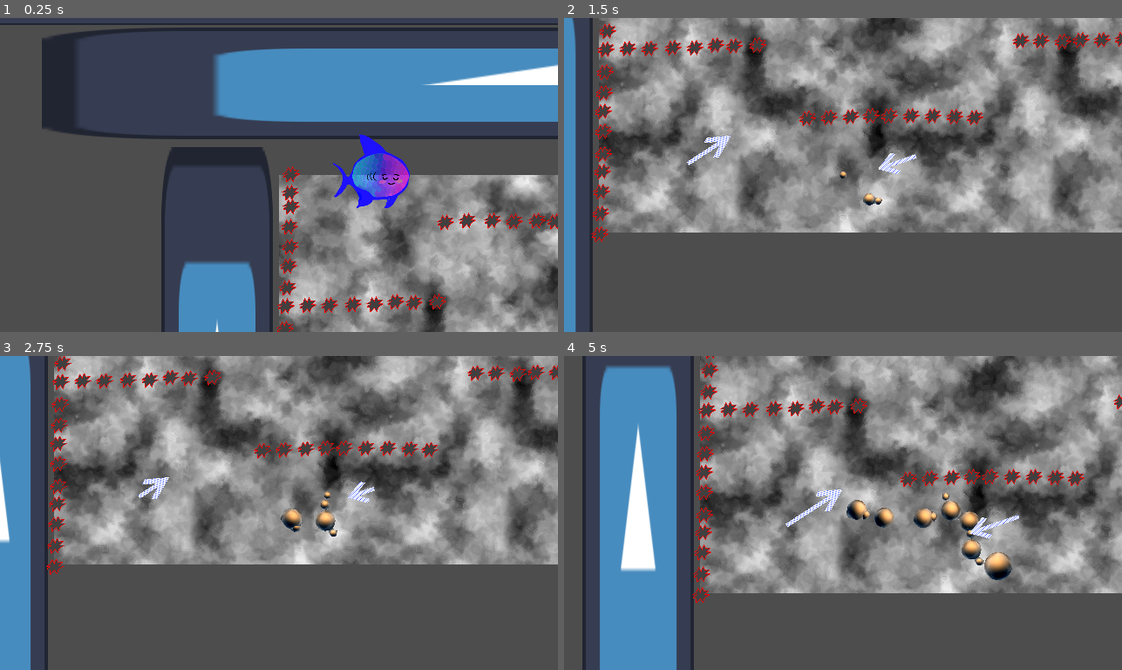
Above: before the commit, frames 1-4 (two rows, left to right).
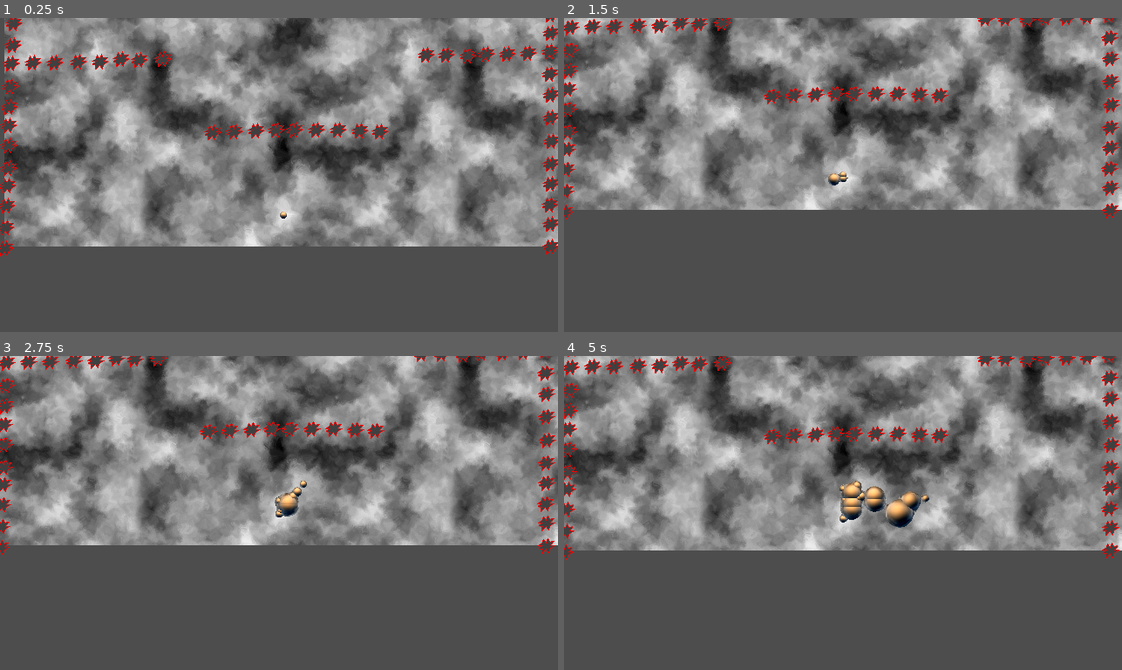
Above: after the commit, the same moments.

Repository: Raattis/ggj25
Game: Godot game, scene res://tomi/flying_game.tscn
The game is run twice, just before and just after one commit, with the same random seed, the same clock (stepped at 60 frames per second) and the same inputs. This scene is started directly instead of the project's main scene. The engine's default icon, where the game draws it, is replaced by a stand-in: a white triangle on a blue panel in a dark square.
Inputs (mouse positions are in pixels of both pictures, inside the frame that each line leads up to):
- Up to frame 1 (0.25 s): no input
- Up to frame 2 (1.5 s): move the mouse to (965, 159) at 0.52 s; tap Space (laukaise) at 0.6 s; click (965, 159) at 0.67 s; drag from (731, 190) to (870, 159) at 1.27 s
- Up to frame 3 (2.75 s): move the mouse to (334, 443) at 2.02 s; hold Middle mouse button (move_camera) from 2.03 s (still down); click (334, 443) at 2.17 s; tap Space (laukaise) at 2.3 s
- Up to frame 4 (5 s): release Middle mouse button (move_camera) at 2.75 s; drag from (815, 575) to (915, 497) at 2.77 s; move the mouse to (1010, 560) at 3.52 s; press the mouse at (1010, 560) at 3.53 s; tap Space (laukaise) at 3.8 s; release the mouse at (1010, 560) at 4.25 s; drag from (675, 465) to (943, 494) at 4.27 s

The runs differ from the first frame. In frame 1, 76% of the frame differs, in the area x 0-100%, y 0-100%; in frame 2, 51%; in frame 3, 50%; in frame 4, 61%.

Commit message:
pikkuinen fiksi kameraan

Diff:
--- a/godot-project/riku/cluster.gd
+++ b/godot-project/riku/cluster.gd
@@ -6,6 +6,12 @@
 var impulse_cooldown :int= 0
 var merge_velocity :float= 3.0
 const POKS := preload("res://vesa/poks.tscn")
+var kulkee = false
+var liiku_napein = false
+
+func _ready():
+	if get_tree().get_current_scene().name.find("fly") != -1:
+		liiku_napein = true
 
 func _process(delta: float):
 	impulse_cooldown -= delta
@@ -28,7 +34,7 @@
 
 
 func _integrate_forces(state: PhysicsDirectBodyState2D):
-	if gravity_scale == 0.0:
+	if not kulkee:
 		return
 	if get_child_count() == 0:
 		queue_free()
--- a/godot-project/riku/kursori.gd
+++ b/godot-project/riku/kursori.gd
@@ -7,7 +7,7 @@
 const KUPLA_COLL := preload("res://riku/kupla_coll.tscn")
 var cluster_parent : Node2D = null
 
-@export var gravity_scale := -1
+@export var gravity_scale := -1.0 # miten aktiivisen kuplan pitäisi kelluuntua
 @export var linear_damping := 2.0
 @export var angular_damping := 0.1
 @export var impulse_magnitude := 300.0
@@ -15,7 +15,6 @@
 @export var auto_launch_cooldown := 1.0
 
 @export var tee_auto_laukaisuja := true
-@export var seuraava_kamera := true
 var target_position :Vector2= Vector2(0,0)
 var was_pressd :bool= false
 var launch_cooldown :float= 0.5
@@ -79,10 +78,12 @@
 	new.angular_damp = angular_damping
 	new.impulse_magnitude = impulse_magnitude
 	new.max_angular_velocity = max_angular_velocity
+	new.kulkee = true
 	if kamera:
 		if kamera.get_parent():
 			kamera.get_parent().remove_child(kamera)
 		new.add_child(kamera)
+		kamera.position = Vector2.ZERO
 
 const SIIRRELTAVA = preload("res://riku/siirreltava.tscn")
 func _input(event: InputEvent):
--- a/godot-project/tomi/flying_game.tscn
+++ b/godot-project/tomi/flying_game.tscn
@@ -1,18 +1,15 @@
-[gd_scene load_steps=12 format=3 uid="uid://dcpki1xvxqot0"]
+[gd_scene load_steps=9 format=3 uid="uid://dcpki1xvxqot0"]
 
 [ext_resource type="PackedScene" uid="uid://xjwqtpiaaa4o" path="res://riku/piikki.tscn" id="1_ddaic"]
 [ext_resource type="Script" uid="uid://ctngu81qq6mn4" path="res://riku/cluster.gd" id="2_x03cg"]
 [ext_resource type="PackedScene" uid="uid://cdh1dxarb8aqr" path="res://riku/kupla_coll.tscn" id="3_vhjie"]
 [ext_resource type="PackedScene" uid="uid://daq0pfywwl0eb" path="res://riku/kupla_gfx.tscn" id="4_yfi2e"]
-[ext_resource type="PackedScene" uid="uid://dagu8ijc37k04" path="res://riku/death_plane.tscn" id="5_pj3qd"]
-[ext_resource type="PackedScene" uid="uid://c1iba0jrj8j7w" path="res://riku/win_plane.tscn" id="6_11i1e"]
 [ext_resource type="PackedScene" uid="uid://dafehync2qrhk" path="res://riku/kursori.tscn" id="7_ibo5b"]
 [ext_resource type="PackedScene" uid="uid://pibjdynkpeer" path="res://vesa/poks.tscn" id="8_7oywc"]
-[ext_resource type="PackedScene" uid="uid://c6xc05f84igpk" path="res://vesa/virtanen.tscn" id="9_13je0"]
 [ext_resource type="PackedScene" uid="uid://b684m0s4us8kb" path="res://vesa/kalanen.tscn" id="10_lfb6w"]
 [ext_resource type="Script" uid="uid://cqy8kuxkc4q3y" path="res://tomi/pääkamera.gd" id="11_5gb5r"]
 
-[node name="maailma" type="Node2D"]
+[node name="flying_game" type="Node2D"]
 
 [node name="esteet" type="Node" parent="."]
 
@@ -257,18 +254,6 @@
 self_modulate = Color(1, 1, 1, 1)
 position = Vector2(-250, -266)
 
-[node name="death_plane" parent="." instance=ExtResource("5_pj3qd")]
-position = Vector2(-71, 322)
-scale = Vector2(1, 5.53272)
-
-[node name="death_plane2" parent="." instance=ExtResource("5_pj3qd")]
-position = Vector2(1225, 325)
-scale = Vector2(1, 5.53272)
-
-[node name="win_plane" parent="." instance=ExtResource("6_11i1e")]
-position = Vector2(368, -105)
-scale = Vector2(10, 1)
-
 [node name="uusi_kupla" type="Node2D" parent="."]
 
 [node name="kupla_gfx" parent="uusi_kupla" instance=ExtResource("4_yfi2e")]
@@ -277,33 +262,22 @@
 
 [node name="kursori" parent="." instance=ExtResource("7_ibo5b")]
 position = Vector2(378, -80)
+gravity_scale = -0.1
+linear_damping = null
+angular_damping = null
+impulse_magnitude = null
+max_angular_velocity = null
+auto_launch_cooldown = null
 tee_auto_laukaisuja = false
 
 [node name="poks" parent="." instance=ExtResource("8_7oywc")]
 visible = false
 position = Vector2(572, 590)
 
-[node name="death_plane3" parent="." instance=ExtResource("5_pj3qd")]
-position = Vector2(-71, 322)
-scale = Vector2(1, 5.53272)
-
-[node name="death_plane4" parent="." instance=ExtResource("5_pj3qd")]
-position = Vector2(373, -202)
-scale = Vector2(24.1192, 0.469113)
-
-[node name="vittu viratanne" parent="." instance=ExtResource("9_13je0")]
-position = Vector2(129, 260)
-rotation = -0.582529
-scale = Vector2(0.175746, 0.0923746)
-
-[node name="the virtanen" parent="." instance=ExtResource("9_13je0")]
-position = Vector2(339, 284)
-rotation = 2.80721
-scale = Vector2(0.137064, 0.090799)
-
 [node name="the kalanen" parent="." instance=ExtResource("10_lfb6w")]
 
 [node name="Pääkamera" type="Camera2D" parent="."]
+position = Vector2(315, 278)
 position_smoothing_enabled = true
 script = ExtResource("11_5gb5r")
 
--- a/godot-project/tomi/pääkamera.gd
+++ b/godot-project/tomi/pääkamera.gd
@@ -1,6 +1,3 @@
 extends Camera2D
 
 class_name Pääkamera
-
-var follow_the_main_kupla = true
-var päähahmo = null
